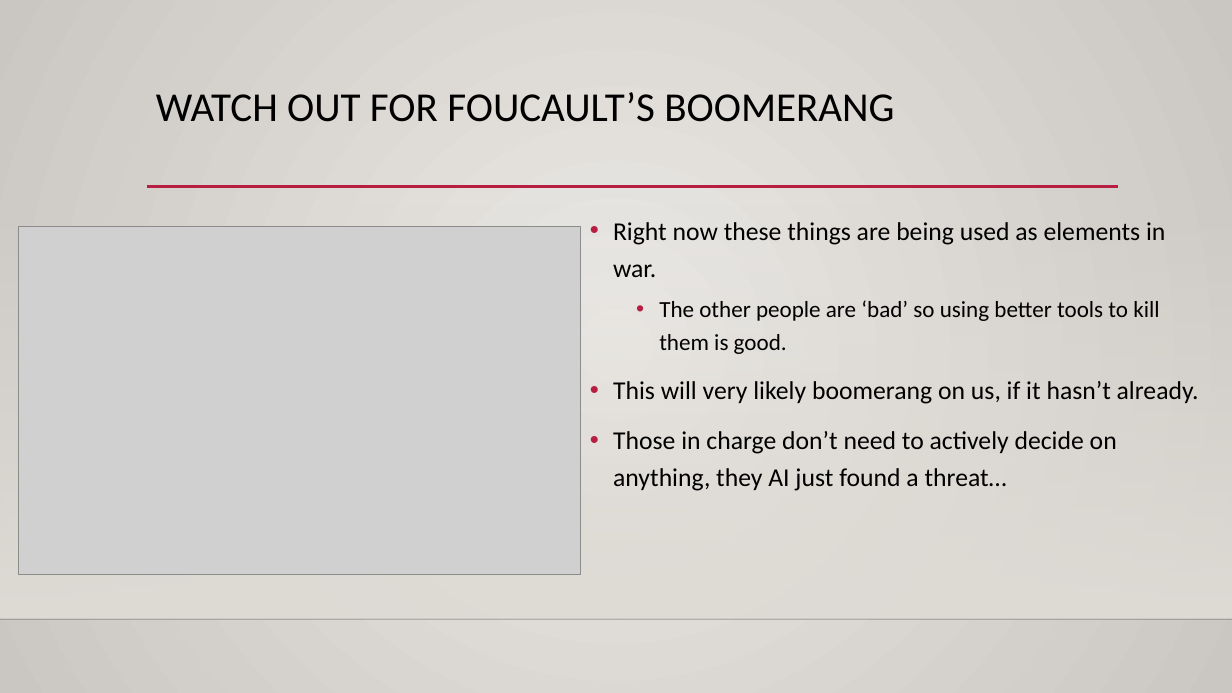
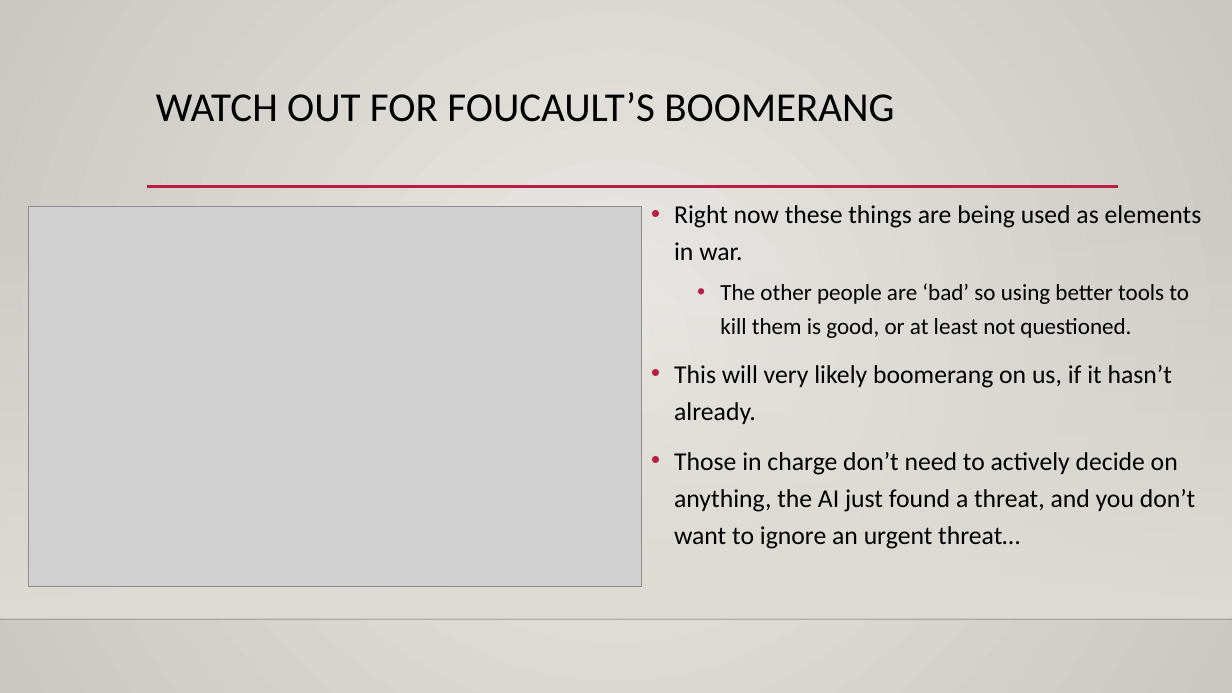
Before and after one commit to AkeemSemperDataScience/Intro_to_Machine_Learning_Students, a slide deck: slide 7 of reference_content/Slides/transfer_learn.pptx (slide 6 before the commit). Drawn at 1232x693 pixels with LibreOffice and Linux fonts; fonts in the diff are those of the drawing; grey boxes stand for pictures; background and template pictures are left out. Boxes give left, top, right and bottom in pixels: in the first picture for what was removed or moved away, otherwise in the second. Text is boxed around its words. In the diff, an @@ line names an element or a change of style, - is before the commit and + after.

```diff
--- a/reference_content/Slides/transfer_learn.pptx
+++ b/reference_content/Slides/transfer_learn.pptx
@@ picture: place and size @@
-picture at (18, 226, 580, 575)
+picture at (29, 206, 642, 587)
@@ text "Right now these things are ...": place and size @@
-text "Right now these things are ..." at (613, 222, 1199, 491)
+text "Right now these things are ..." at (674, 205, 1202, 549)
@@ text at (720, 283, 1189, 338): text changed @@
-  • The other people are ‘bad’ so using better tools to kill them is good.
+  • The other people are ‘bad’ so using better tools to kill them is good, or at least not questioned.
@@ text at (674, 452, 1196, 549): text changed @@
-• Those in charge don’t need to actively decide on anything, they AI just found a threat…
+• Those in charge don’t need to actively decide on anything, the AI just found a threat, and you don’t want to ignore an urgent threat…
```
Also in this commit, not shown: 2 other slides changed, 2 slides added, 2 other files.
